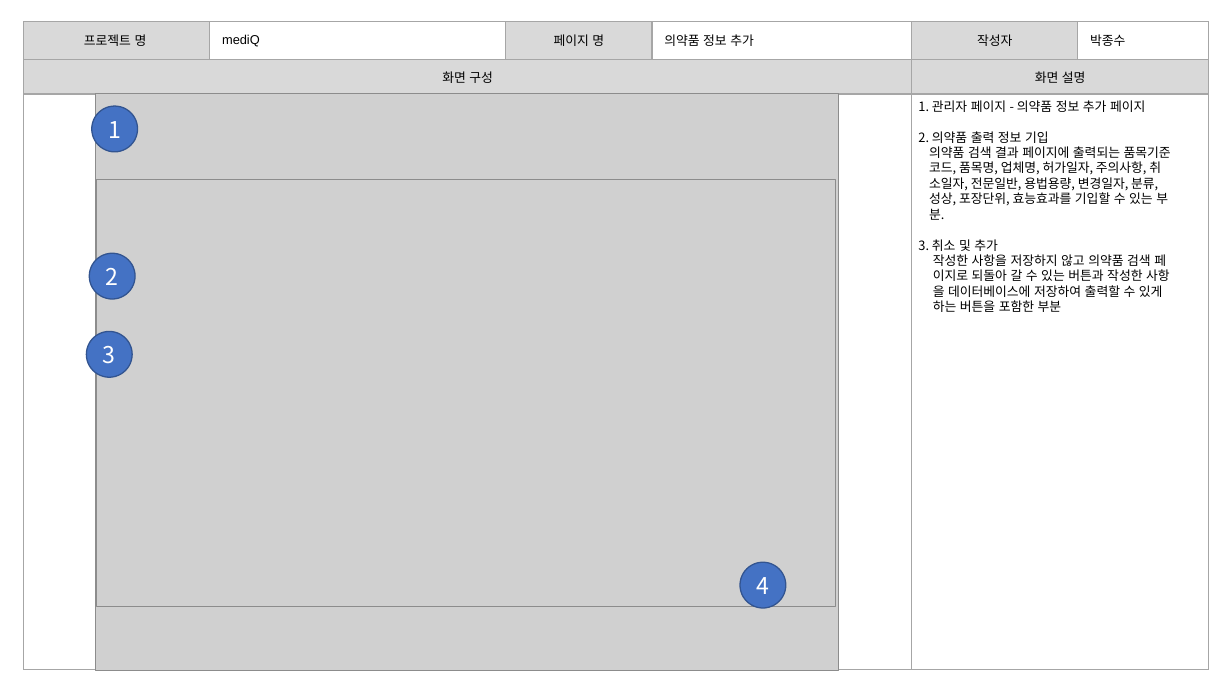
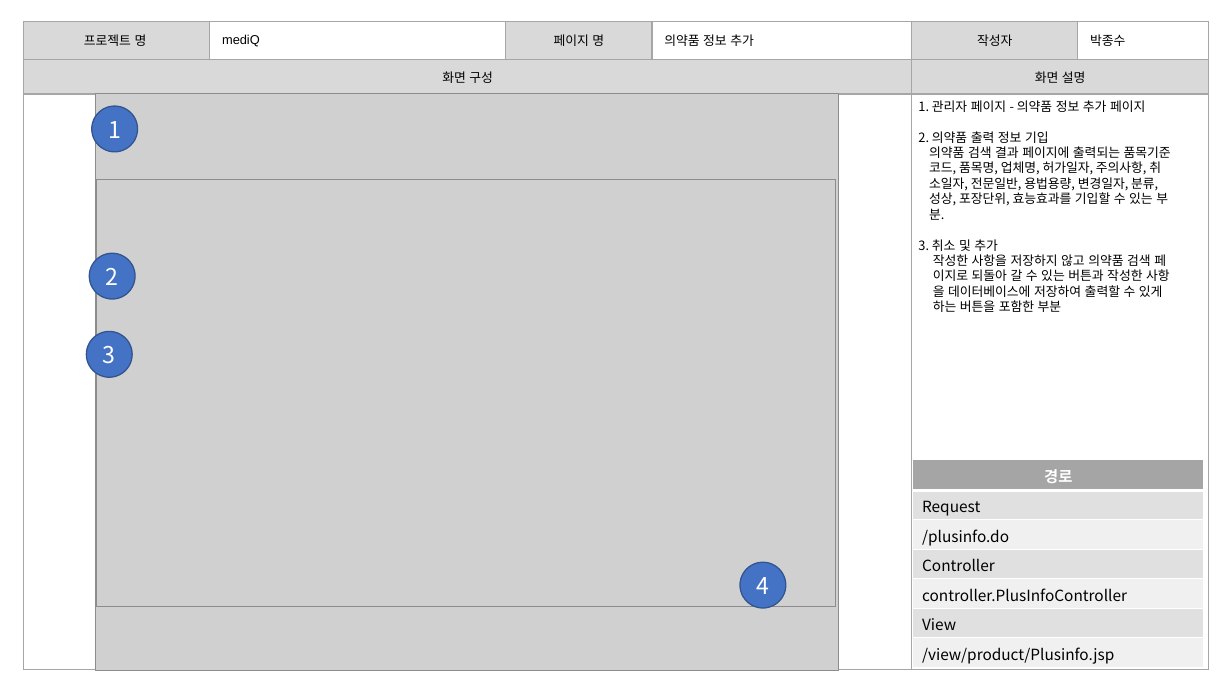
Before and after one commit to burnyst/mediQ, a slide deck: slide 42 of doc/0빅데이터분석프로젝트(공용)/[06] 스토리보드.pptx. Drawn at 1232x693 pixels with LibreOffice and Linux fonts; fonts in the diff are those of the drawing; grey boxes stand for pictures. Boxes give left, top, right and bottom in pixels: in the first picture for what was removed or moved away, otherwise in the second. Text is boxed around its words. In the diff, an @@ line names an element or a change of style, - is before the commit and + after.

```diff
--- a/doc/0빅데이터분석프로젝트(공용)/[06] 스토리보드.pptx
+++ b/doc/0빅데이터분석프로젝트(공용)/[06] 스토리보드.pptx
@@ table added at bbox=[913, 460, 1204, 668], 7 rows, 1 columns @@
+경로
+Request
+/plusinfo.do
+Controller
+controller.PlusInfoController
+View
+/view/product/Plusinfo.jsp
```
Also in this commit, not shown: 4 other slides changed, 1 other file.
